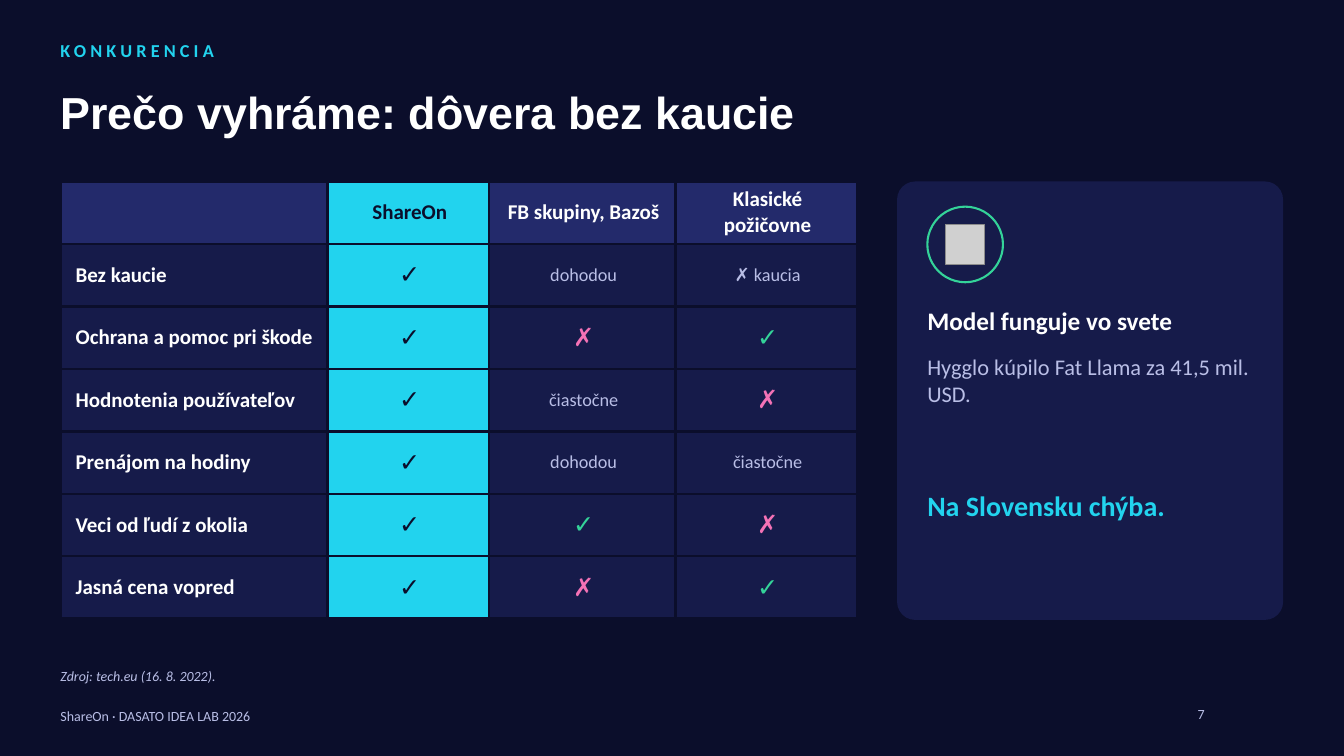
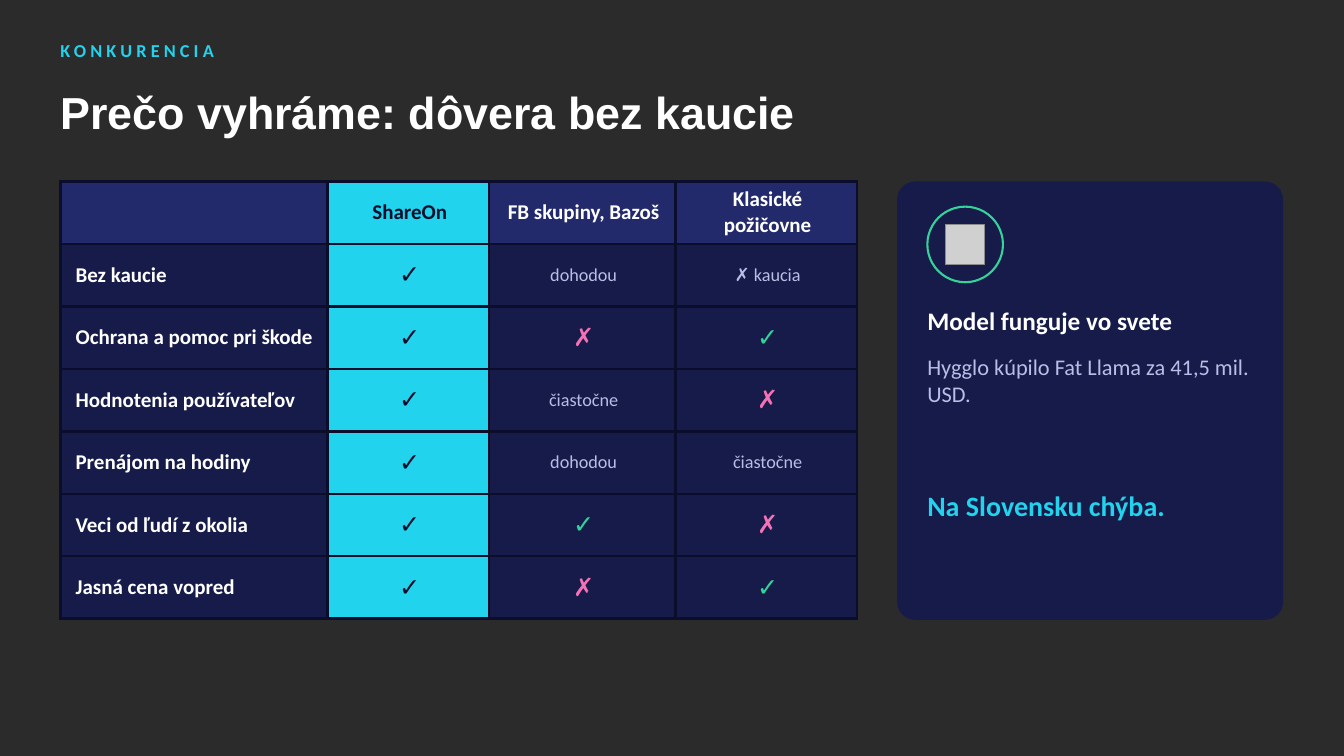
Before and after one commit to samueljurik5-web/shareon, a slide deck: slide 6 of docs/pitch/ShareOn-pitch-deck.pptx (slide 7 before the commit). Drawn at 1344x756 pixels with LibreOffice and Linux fonts; fonts in the diff are those of the drawing; grey boxes stand for pictures; background and template pictures are left out; a plain dark background stands for a picture behind light text. Boxes give left, top, right and bottom in pixels: in the first picture for what was removed or moved away, otherwise in the second. Text is boxed around its words. In the diff, an @@ line names an element or a change of style, - is before the commit and + after.

```diff
--- a/docs/pitch/ShareOn-pitch-deck.pptx
+++ b/docs/pitch/ShareOn-pitch-deck.pptx
@@ background #0B0E2B to picture (left out) @@
@@ text removed at box(60, 671, 216, 684) @@
-Zdroj: tech.eu (16. 8. 2022).
@@ text removed at box(60, 711, 250, 721) @@
-ShareOn · DASATO IDEA LAB 2026
@@ page number removed at box(1198, 710, 1205, 719) @@
-7
```
Also in this commit, not shown: 9 other slides changed, 1 slide added, 2 slides removed, 1 other file.
